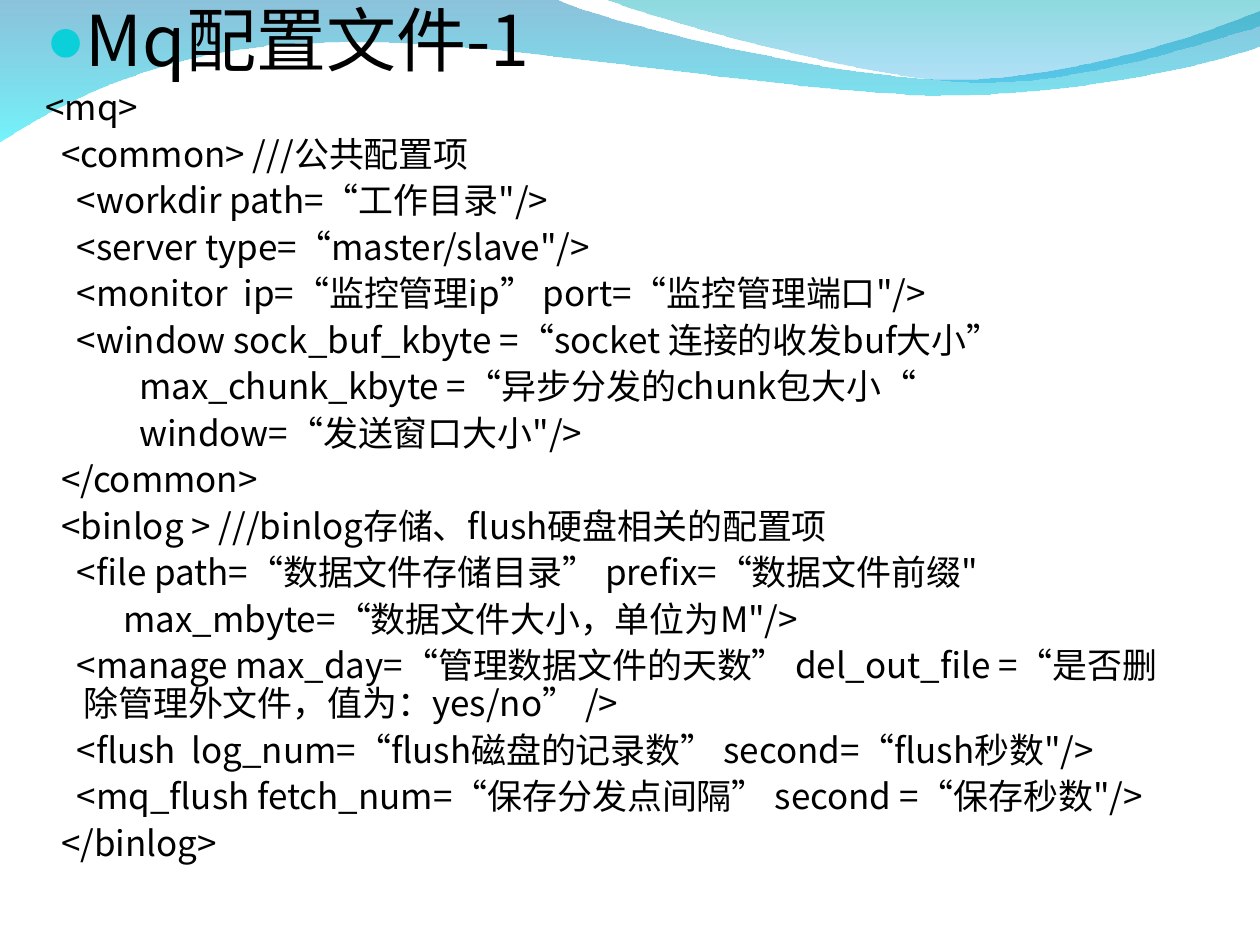
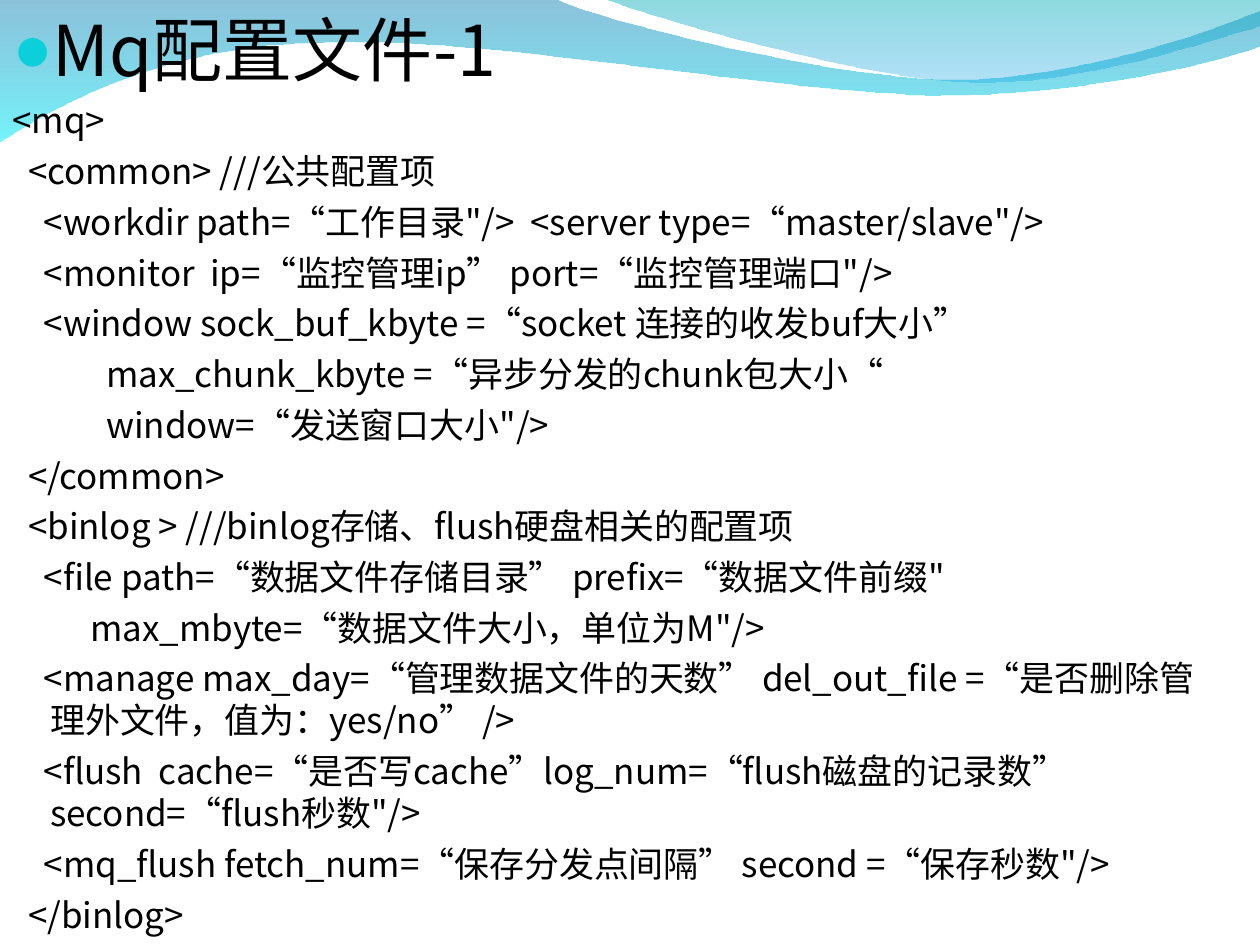
Before and after one commit to zxf1864/cwinux-mq, a slide deck: slide 9 of mq/doc/mq_introduce.ppt (slide 7 before the commit). Drawn at 1260x945 pixels with LibreOffice and Linux fonts; fonts in the diff are those of the drawing; background and template pictures are left out. Boxes give left, top, right and bottom in pixels: in the first picture for what was removed or moved away, otherwise in the second. Text is boxed around its words. In the diff, an @@ line names an element or a change of style, - is before the commit and + after.

```diff
--- a/mq/doc/mq_introduce.ppt
+++ b/mq/doc/mq_introduce.ppt
@@ text "Mq配置文件-1": place and size @@
-text "Mq配置文件-1" at (46, 7, 1157, 865)
+text "Mq配置文件-1" at (13, 17, 1194, 937)
@@ text at (13, 17, 1194, 937): line spacing 0.9 to 1 @@
@@ text at (44, 205, 1044, 243): text changed @@
-<workdir path=“工作目录"/>
-<server type=“master/slave"/>
+<workdir path=“工作目录"/> <server type=“master/slave"/>
@@ text at (44, 754, 1068, 833): text changed @@
-<flush log_num=“flush磁盘的记录数” second=“flush秒数"/>
+<flush cache=“是否写cache”log_num=“flush磁盘的记录数” second=“flush秒数"/>
```
Also in this commit, not shown: 3 other slides changed, 3 slides added, 1 slide removed.
